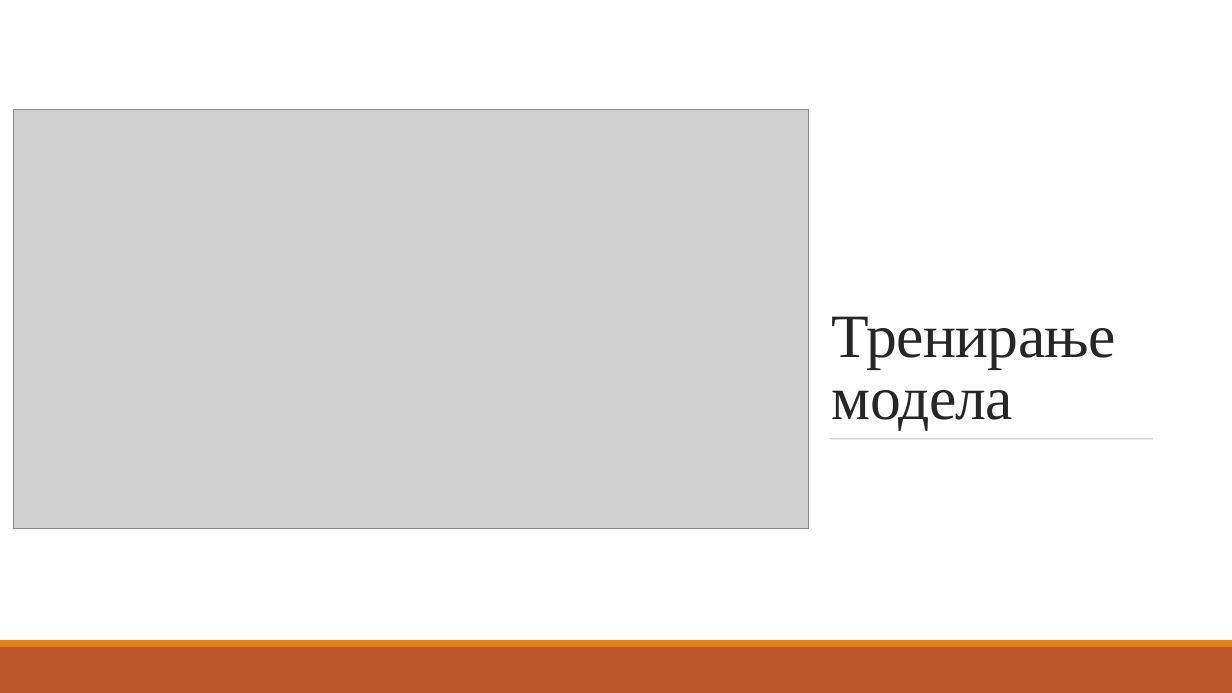
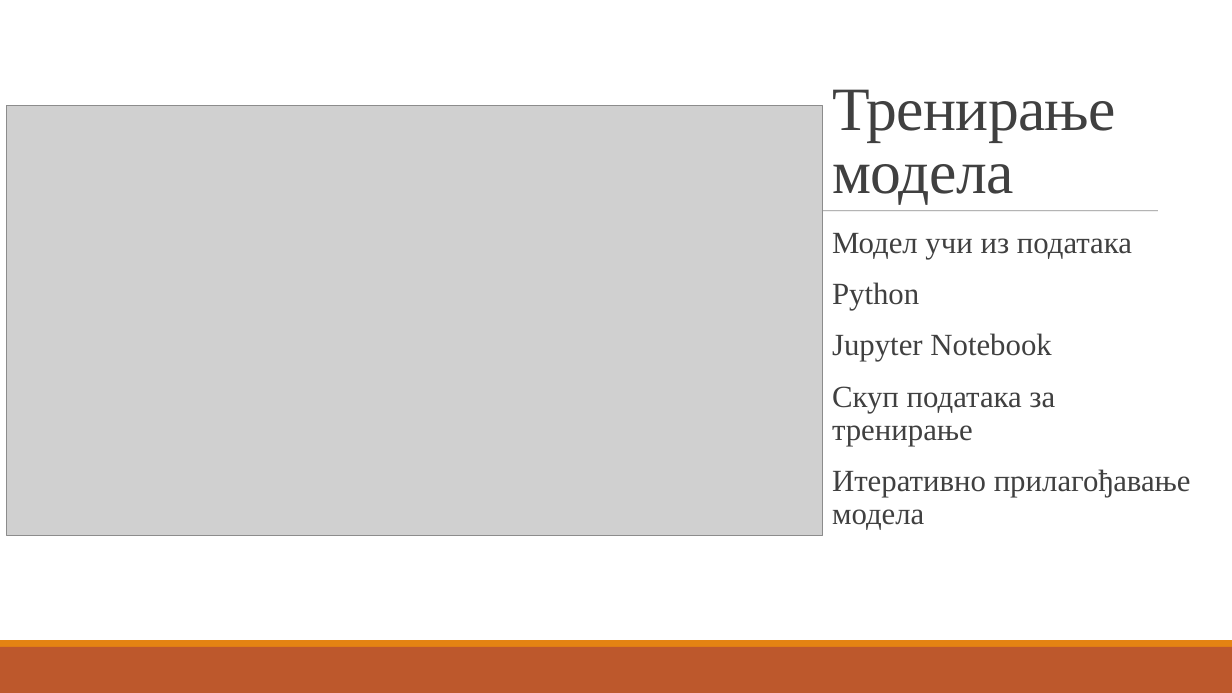
Before and after one commit to ChaosNik/Predicting-the-number-of-people-in-a-room, a slide deck: slide 10 of Presentation/Razvoj rješenja za predviđanje broja osoba u prostoriji.pptx. Drawn at 1232x693 pixels with LibreOffice and Linux fonts; fonts in the diff are those of the drawing; grey boxes stand for pictures. Boxes give left, top, right and bottom in pixels: in the first picture for what was removed or moved away, otherwise in the second. Text is boxed around its words. In the diff, an @@ line names an element or a change of style, - is before the commit and + after.

```diff
--- a/Presentation/Razvoj rješenja za predviđanje broja osoba u prostoriji.pptx
+++ b/Presentation/Razvoj rješenja za predviđanje broja osoba u prostoriji.pptx
@@ title "Тренирање модела" at [832, 89, 1116, 205]: text colour #262626 to #404040 @@
@@ picture: place and size @@
-picture at [14, 109, 810, 529]
+picture at [6, 105, 823, 536]
@@ line added from (798, 211) to (1158, 211), #808080 0.5 pt @@
@@ text added at [832, 233, 1191, 530], 24 pt, text #404040 @@
+  Модел учи из података
+  Python
+  Jupyter Notebook
+  Скуп података за тренирање
+  Итеративно прилагођавање модела
@@ line removed from (830, 439) to (1153, 439) @@
```
Also in this commit, not shown: 11 other slides changed, 1 other file.
